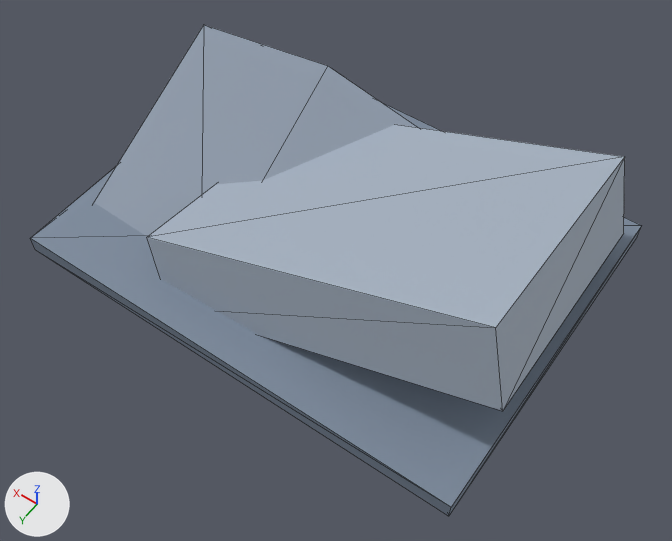
Two versions of the glTF model assets/models/industrial-warehouse-wreck.glb, one commit apart.
One viewpoint serves both versions: a 50 mm lens placed at (-11.79, 16.6, 24.53), pointed at (-0.85, 1.28, 0.45). Lighting does not change. The marker at lower left points along +X, +Y and +Z. The first picture is the older version. Mesh edges are drawn as thin lines. Vertices at exactly the same position are counted once.

The older version as bpy lines, for what is in view:
```python
me_modelmesh = bpy.data.meshes.new('ModelMesh')
me_modelmesh.from_pydata(...)  # 22 vertices, 32 faces; spans x -8.3..8.5, y -6.2..6.2, z -2.2..5.6
me_modelmesh.materials.append(mat_defaultvertexcolormaterial)
ob_root = bpy.data.objects.new('Root', me_modelmesh)
ob_root.location = (0.0, 0.0, 0.0)
```
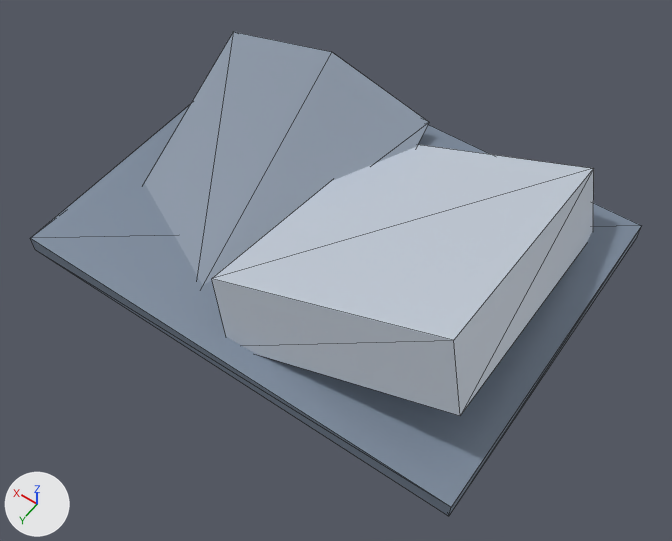
Pixel boxes (x1, y1, x2, y2) of what changed, in the pictures (672 x 541 px; the box of a moved part takes in the faces that stretch with it):
'Root', reshaped
    before: (31, 25, 641, 516)
    after: (31, 32, 641, 516)
part 1 of me_modelmesh, moved or reshaped
    before: (94, 25, 625, 411)
    after: (144, 32, 594, 416)
part 2 of me_modelmesh, recoloured
    before: (147, 125, 625, 411)
    after: (212, 145, 594, 416)

What changed in the scene script:
```text
Change me_modelmesh:
    used by ob_root; location = (0.0, 0.0, 0.0)
    remove me_modelmesh.from_pydata(...)  # 22 vertices, 32 faces; spans x -8.3..8.5, y -6.2..6.2, z -2.2..5.6
    add me_modelmesh.from_pydata(...)  # 22 vertices, 32 faces; spans x -8.2..8.2, y -6.2..6.2, z -2.0..4.9
    me_modelmesh part 1
    me_modelmesh.vertices[8].co: (-8.0, -4.7, 1.5) -> (-7.0, -5.0, 0.4)  # pixel (623, 233) -> not seen
    me_modelmesh.vertices[9].co: (3.4, -3.7, -2.0) -> (0.6, -4.2, -1.9)
    me_modelmesh.vertices[10].co: (4.3, -4.2, 0.6) -> (1.4, -4.7, 0.4)
    me_modelmesh.vertices[11].co: (-7.1, -5.1, 4.1) -> (-6.2, -5.5, 2.7)  # pixel (624, 156) -> pixel (593, 168)
    me_modelmesh.vertices[12].co: (3.1, 5.1, -0.5) -> (0.2, 5.5, 0.3)
    me_modelmesh.vertices[13].co: (-8.3, 4.2, 3.0) -> (-7.4, 4.7, 2.6)  # pixel (502, 411) -> pixel (460, 415)
    me_modelmesh.vertices[14].co: (-7.4, 3.7, 5.6) -> (-6.6, 4.2, 4.9)  # pixel (495, 327) -> pixel (453, 340)
    me_modelmesh.vertices[15].co: (4.0, 4.7, 2.1) -> (1.0, 5.0, 2.6)  # pixel (146, 237) -> pixel (211, 278)
    me_modelmesh.vertices[16].co: (-1.0, -5.4, 0.8) -> (0.0, -5.7, 1.2)  # not seen -> pixel (429, 122)
    me_modelmesh.vertices[17].co: (8.5, -3.5, 3.2) -> (7.7, -4.1, 2.8)  # pixel (203, 24) -> pixel (233, 31)
    me_modelmesh.vertices[18].co: (3.3, -4.0, 3.4) -> (3.4, -4.4, 3.7)  # pixel (327, 65) -> pixel (331, 51)
    me_modelmesh.vertices[19].co: (-2.0, 3.0, -2.2) -> (-1.3, 3.6, -2.0)
    me_modelmesh.vertices[20].co: (7.5, 5.0, 0.2) -> (6.4, 5.2, -0.5)
    me_modelmesh.vertices[21].co: (2.3, 4.4, 0.4) -> (2.1, 4.9, 0.4)
    me_modelmesh part 2: 12 faces centred in x -7.8..3.9, y -4.7..4.5, z -0.2..4.3 are repainted in the vertex colours; the middle colour goes from light grey #a8b4c3 to pale blue #c8d1dd
```
